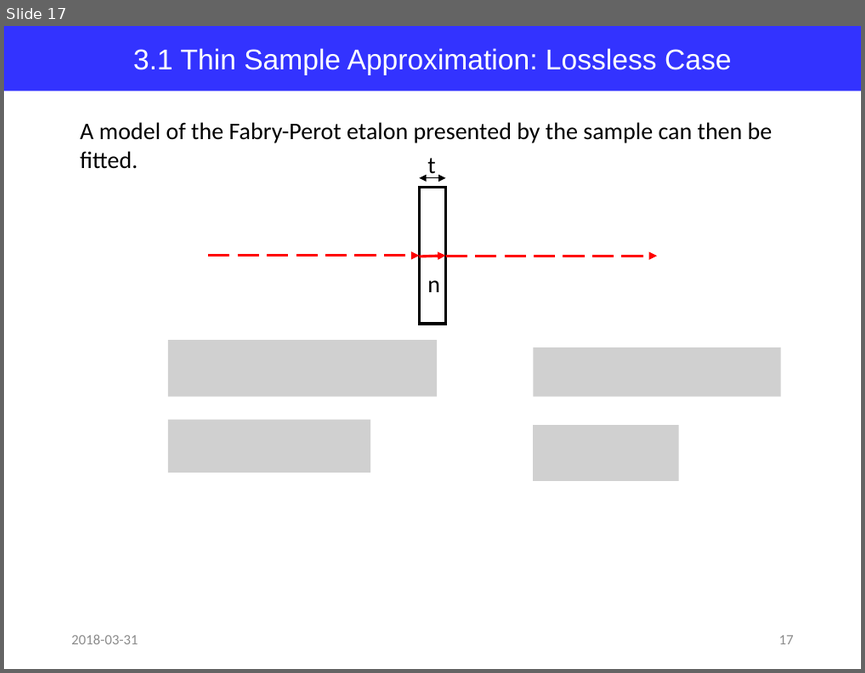
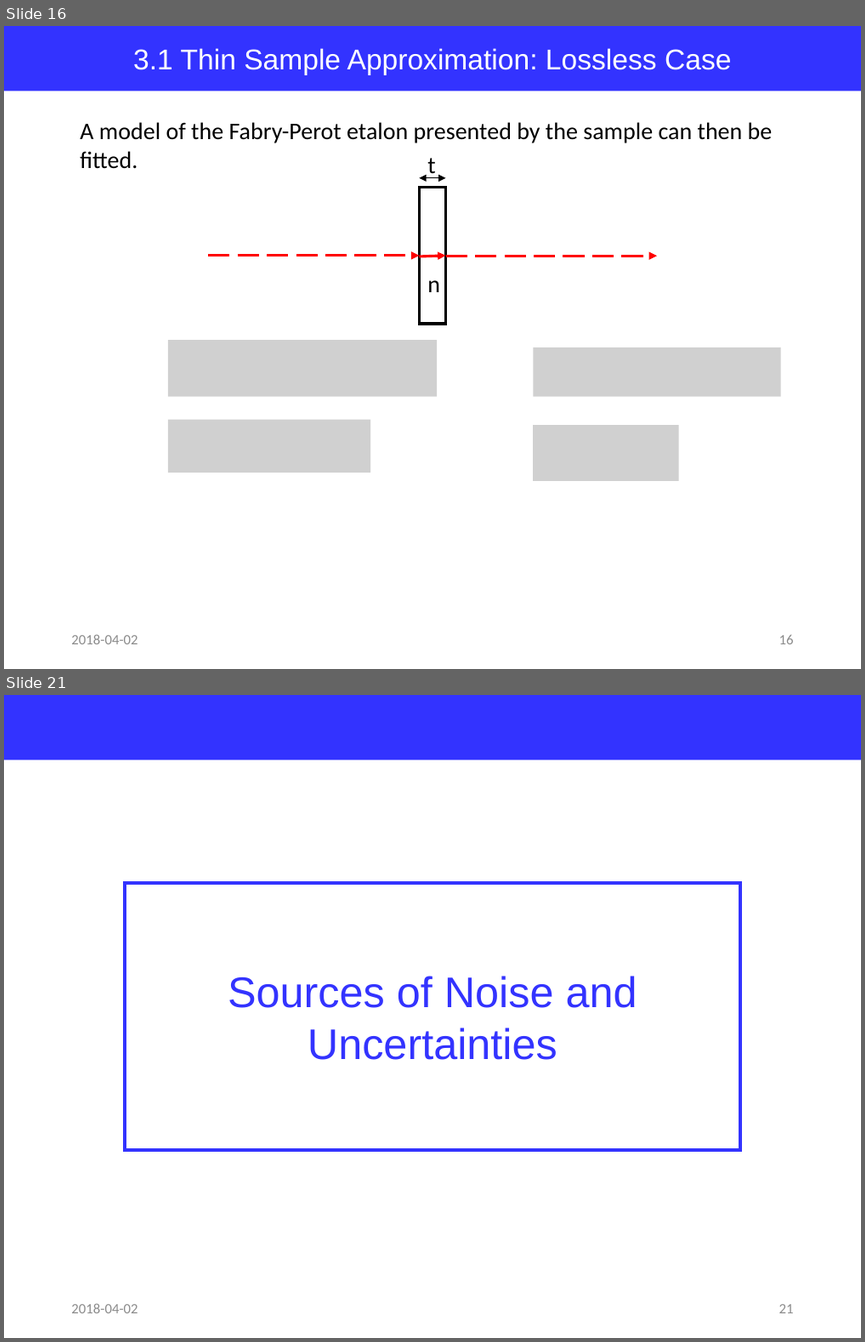
Before and after one commit to jglee96/NBTP_Lab, a slide deck: Terahertz Metrology/Ch5/Terahertz Metrology_Ch5.pptx. Shown one above the other, each under a label of ours: slide 17 before the commit, slides 16 and 21 after it; the slides between them are not shown. The pictures are 865x673 and 865x1342 pixels, drawn with LibreOffice and Linux fonts; fonts in the diff are those of the drawing; grey boxes stand for pictures. Boxes give left, top, right and bottom in pixels: in the first picture for what was removed or moved away, otherwise in the second. Text is boxed around its words. In the diff, an @@ line names an element or a change of style, - is before the commit and + after.

```diff
--- a/Terahertz Metrology/Ch5/Terahertz Metrology_Ch5.pptx
+++ b/Terahertz Metrology/Ch5/Terahertz Metrology_Ch5.pptx
@@ slide 21 added at box(4, 695, 861, 1338), background #FFFFFF @@
@@ rectangle added at box(4, 695, 861, 760), fill #3333FF @@
@@ rectangle added at box(125, 883, 741, 1150), outline #3333FF 3 pt, 36 pt, text #3333FF @@
+Sources of Noise and
+Uncertainties
@@ text added at box(71, 1303, 137, 1313), 12 pt, text #8C8C8C @@
+2018-04-02
@@ page number added at box(779, 1304, 794, 1313), 12 pt, text #8C8C8C @@
+21
@@ what was slide 17 is now slide 16 @@
@@ slide 16 changed as well @@
@@ text at box(71, 634, 137, 644): text changed @@
-2018-03-31
+2018-04-02
@@ page number at box(779, 635, 794, 644): text changed @@
-17
+16
```
Also in this commit, not shown: 17 other slides changed, 5 other slides added, 1 slide removed, 2 other files.
